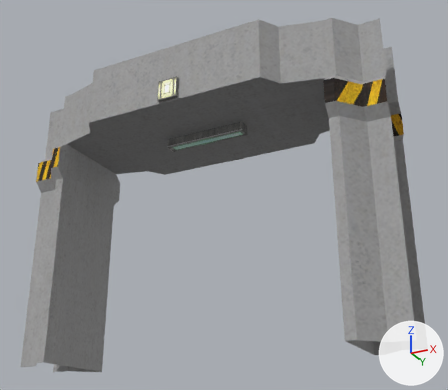
The FBX model LD46/Assets/Models/Modular_Building/Wall_Frame_05m.FBX, before and after one commit.
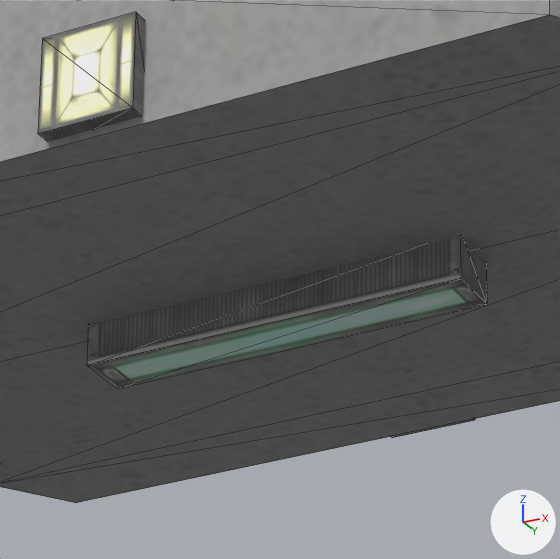
Each version is shown whole from a 50 mm camera at (0.84, -5.49, -0.75) aimed at (-1.8, -0.2, 1.63), then close up on the part from 33% to 58% of the width and 19% to 48% of the height. Lighting does not change. The marker at lower right points along +X, +Y and +Z. The close-ups show mesh edges as thin lines. Where no turn or scale is listed for an object, it has been applied to the vertices.

The scene before the commit, as lines of its bpy script (objects in view):
```python
me_mesh = bpy.data.meshes.new('Mesh')
me_mesh.from_pydata(...)  # 140 vertices, 218 faces; spans x -4.0..0.0, y -1.04..0.54, z 0.0..3.0
# faces by material slot: [164, 24, 30]
me_mesh.materials.append(mat_concretet)  # picture img_walls_concrete2_jpg
me_mesh.materials.append(mat_material__73)  # picture img_yellow_stripe_jpg
me_mesh.materials.append(mat_material__75)  # picture img_lampsset_png
ob_wall_frame_05m_mesh = bpy.data.objects.new('Wall_Frame_05m_mesh', me_mesh)
ob_wall_frame_05m_mesh.location = (0.0, 0.0, 0.0)
```
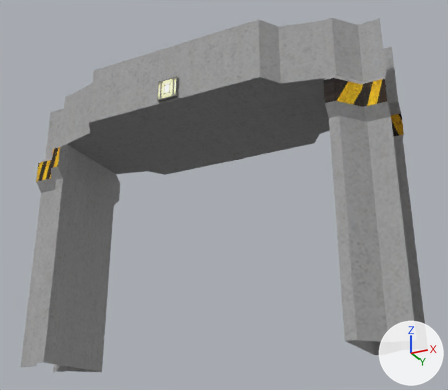
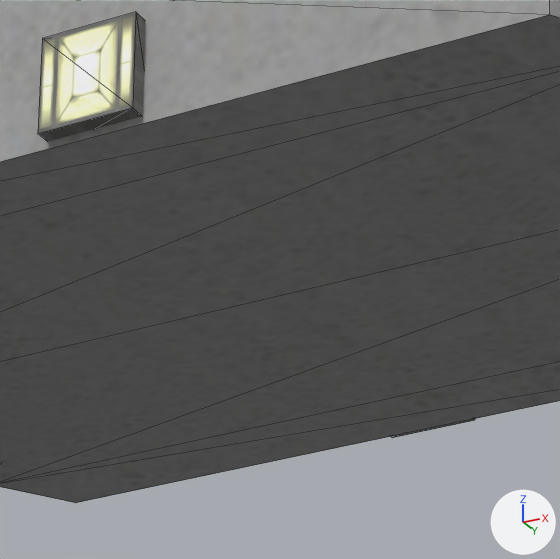
The change, as a list of edits to the scene's bpy script:
```text
Change me_mesh:
    where me_mesh.from_pydata(...)  # 140 vertices, 218 faces; spans x -4.0..0.0, y -1.04..0.54, z 0.0..3.0
    used by ob_wall_frame_05m_mesh; location = (0.0, 0.0, 0.0)
    me_mesh part 1: the loose piece of 8 vertices spanning x -2.43..-1.53, y -0.31..-0.19, z 2.26..2.38 is deleted
```

Where the change shows, as pixel boxes [x1, y1, x2, y2] in the close-ups (560 x 559 px):
part 1 of me_mesh, deleted: before [87, 237, 487, 389]
